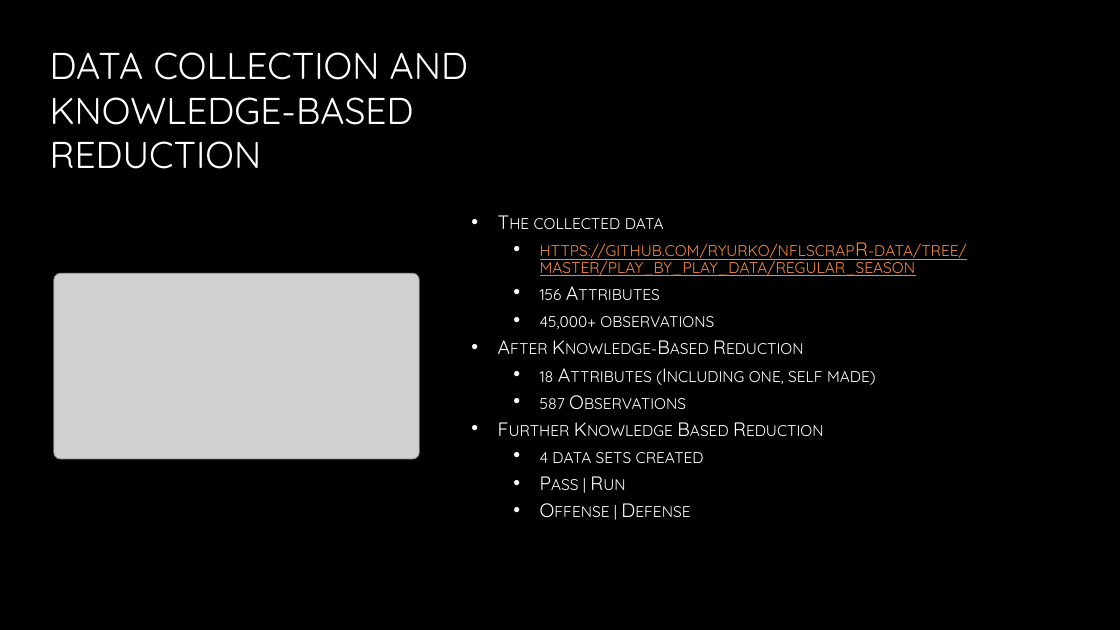
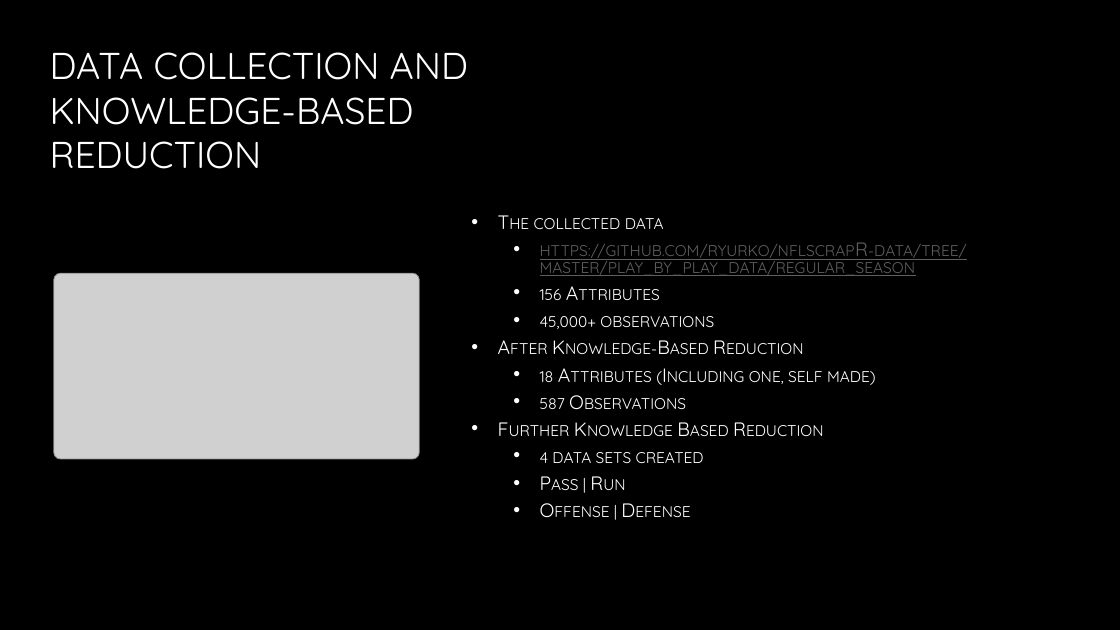
Before and after one commit to darkhark/2019JAX_PlayByPlay, a slide deck: slide 3 of Presentation.pptx. Drawn at 1120x630 pixels with LibreOffice and Linux fonts; fonts in the diff are those of the drawing; grey boxes stand for pictures; background and template pictures are left out. Boxes give left, top, right and bottom in pixels: in the first picture for what was removed or moved away, otherwise in the second. Text is boxed around its words. In the diff, an @@ line names an element or a change of style, - is before the commit and + after.

Commit message:
Made background of presentation darker.

```diff
--- a/Presentation.pptx
+++ b/Presentation.pptx
@@ text at [540,244,967,276]: text colour #F28943 to #5F5F5F in "https://github.com/ryurko/nflscrapR-data/tree/master/play_by ..." @@
```
Also in this commit, not shown: 2 other files.
